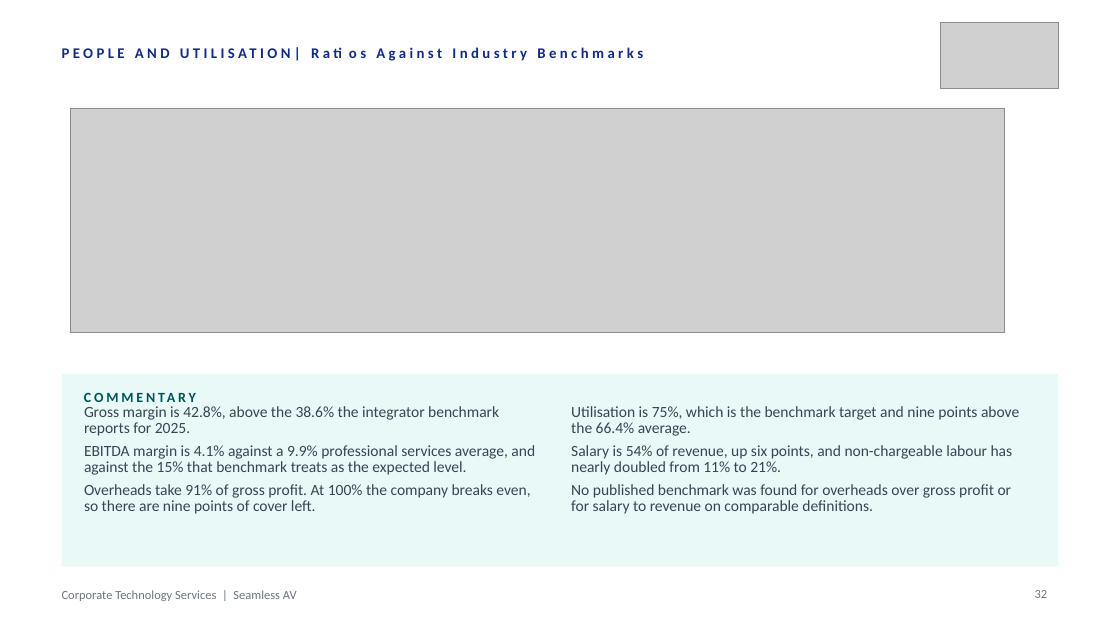
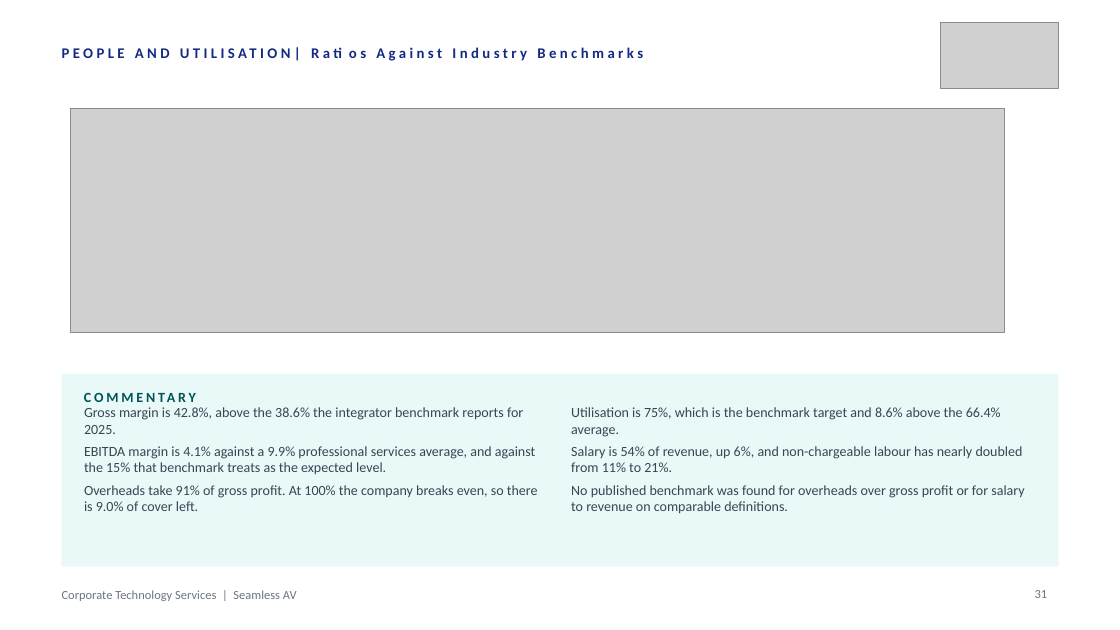
Before and after one commit to WesleyNelson-O33/Claude, a slide deck: slide 31 of deck/CTS Quarterly Business Review - Q1 FY2027.pptx (slide 32 before the commit). Drawn at 1120x630 pixels with LibreOffice and Linux fonts; fonts in the diff are those of the drawing; grey boxes stand for pictures. Boxes give left, top, right and bottom in pixels: in the first picture for what was removed or moved away, otherwise in the second. Text is boxed around its words. In the diff, an @@ line names an element or a change of style, - is before the commit and + after.

```diff
--- a/deck/CTS Quarterly Business Review - Q1 FY2027.pptx
+++ b/deck/CTS Quarterly Business Review - Q1 FY2027.pptx
@@ text at (x1=84, y1=407, x2=535, y2=475): size 10 to 9 pt in "Gross margin is 42.8%, above the 38.6% ...", "EBITDA margin is 4.1% against a 9.9% ..." @@
@@ text at (x1=571, y1=407, x2=1023, y2=472): text changed; size 10 to 9 pt @@
-Utilisation is 75%, which is the benchmark target and nine points above the 66.4% average.
-Salary is 54% of revenue, up six points, and non-chargeable labour has nearly doubled from 11% to 21%.
+Utilisation is 75%, which is the benchmark target and 8.6% above the 66.4% average.
+Salary is 54% of revenue, up 6%, and non-chargeable labour has nearly doubled from 11% to 21%.
@@ text at (x1=84, y1=485, x2=538, y2=511): text changed; size 10 to 9 pt @@
-Overheads take 91% of gross profit. At 100% the company breaks even, so there are nine points of cover left.
+Overheads take 91% of gross profit. At 100% the company breaks even, so there is 9.0% of cover left.
@@ text at (x1=571, y1=485, x2=1024, y2=514): size 10 to 9 pt in "No published benchmark was found for overheads ..." @@
@@ page number at (x1=1035, y1=590, x2=1048, y2=598): text changed @@
-32
+31
```
Also in this commit, not shown: 1 slide removed, 4 other files.
